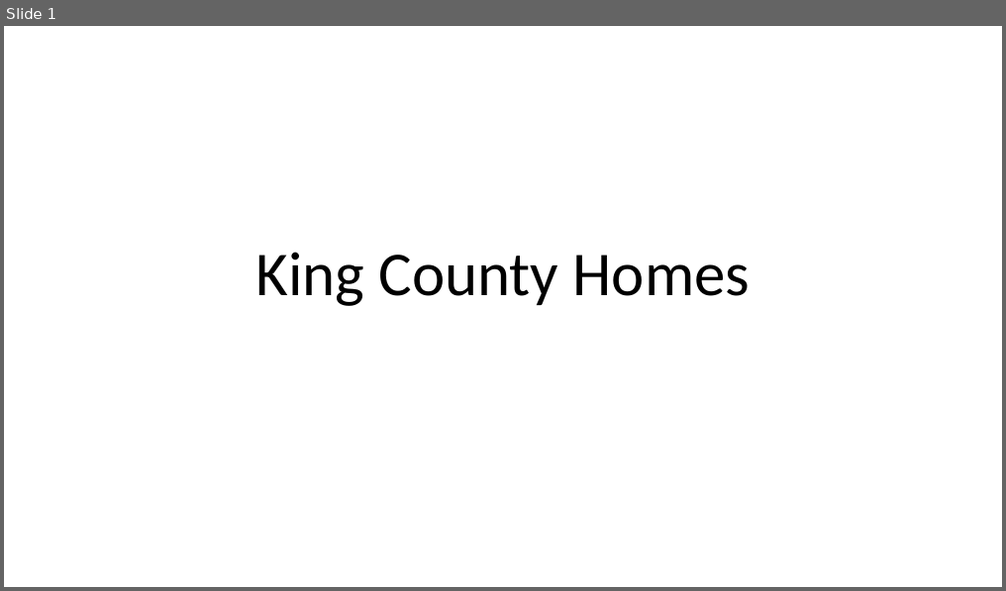
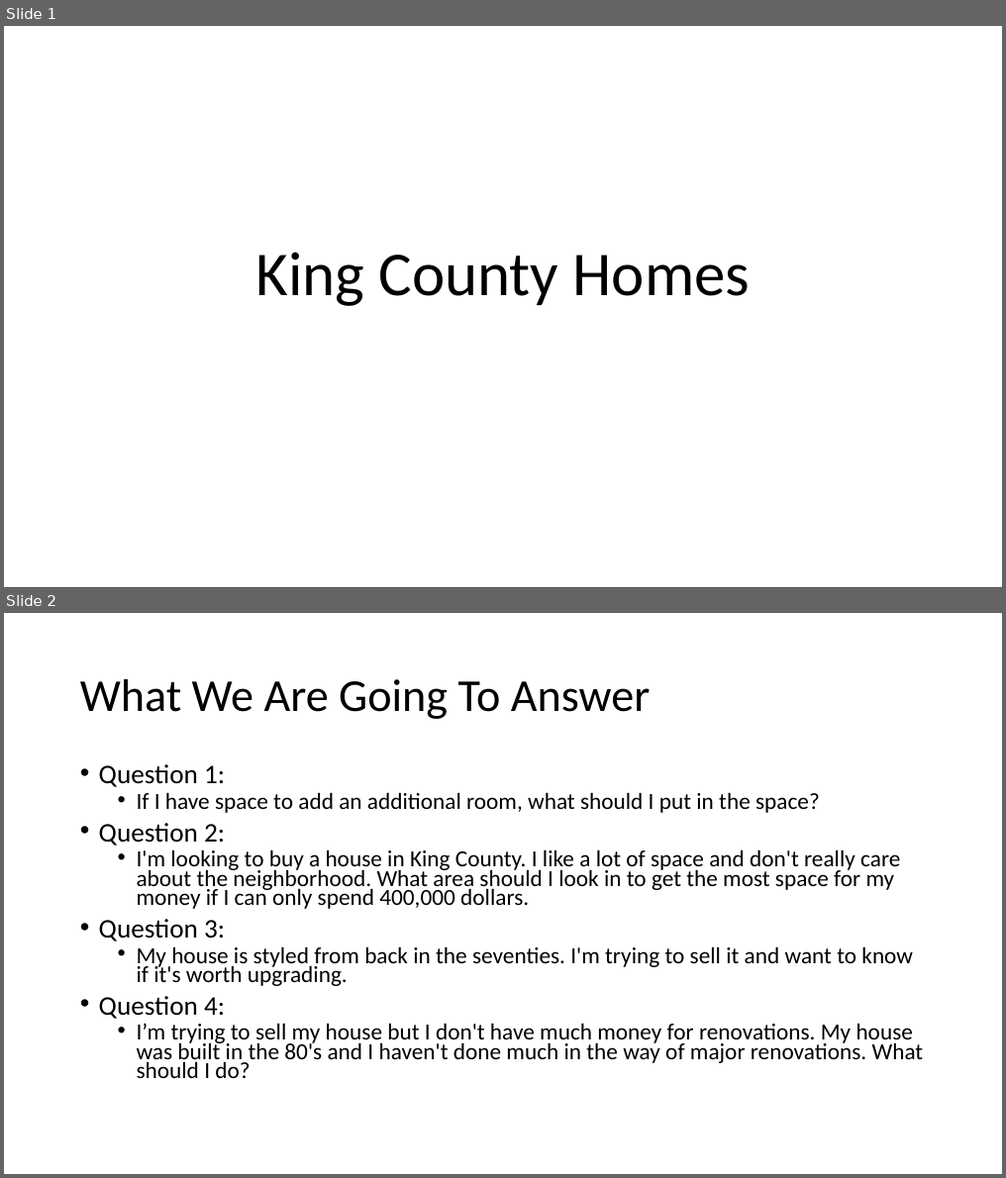
Before and after one commit to minthammock/dsc-mod-2-project-v2-1-onl01-dtsc-pt-041320, a slide deck: Non-Technical.pptx. Shown one above the other, each under a label of ours: slide 1 before the commit, slides 1 and 2 after it. The pictures are 1006x591 and 1006x1178 pixels, drawn with LibreOffice and Linux fonts; fonts in the diff are those of the drawing. Boxes give left, top, right and bottom in pixels: in the first picture for what was removed or moved away, otherwise in the second. Text is boxed around its words. In the diff, an @@ line names an element or a change of style, - is before the commit and + after.

```diff
--- a/Non-Technical.pptx
+++ b/Non-Technical.pptx
@@ slide 2 added at (4, 613, 1002, 1174), background #FFFFFF @@
@@ title added at (80, 679, 650, 719), 44 pt, text #000000 @@
+What We Are Going To Answer
@@ text added at (99, 764, 924, 1078), 22.2 pt, text #000000 @@
+• Question 1:
+  • If I have space to add an additional room, what should I put in the space?
+• Question 2:
+  • I'm looking to buy a house in King County. I like a lot of space and don't really care about the neighborhood. What area should I look in to get the most space for my money if I can only spend 400,000 dollars.
+• Question 3:
+  • My house is styled from back in the seventies. I'm trying to sell it and want to know if it's worth upgrading.
+• Question 4:
+  • I’m trying to sell my house but I don't have much money for renovations. My house was built in the 80's and I haven't done much in the way of major renovations. What should I do?
```
Also in this commit, not shown: 2 other slides added, 1 slide removed, 1 other file.
